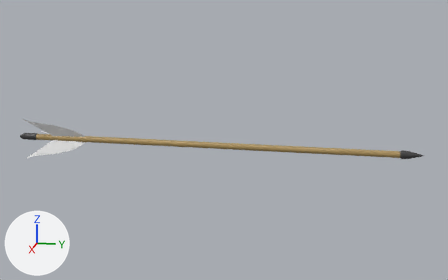
A saved change to the glTF model ScoopsField/res/items/arrow/arrow.glb.
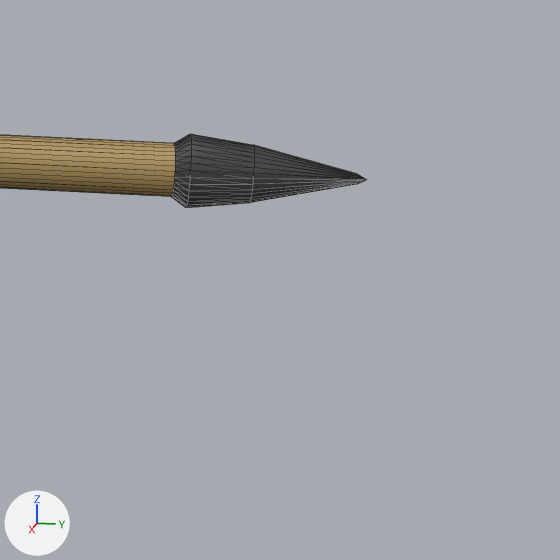
There are two pictures of each version: one whole from a 50 mm lens placed at (1.058, 0.605, 0.276), pointed at (-0.017, 0.39, 0.007), one close up on the part from 85% to 100% of the width and 48% to 72% of the height. The axes (+X, +Y, +Z) are drawn at lower left. The lights are the same throughout. The first two pictures are the older version. The close-ups show mesh edges as thin lines. Vertices at exactly the same position are counted once.

In view in the first close-up: 'Arrow'.
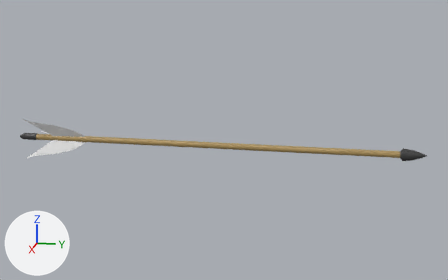
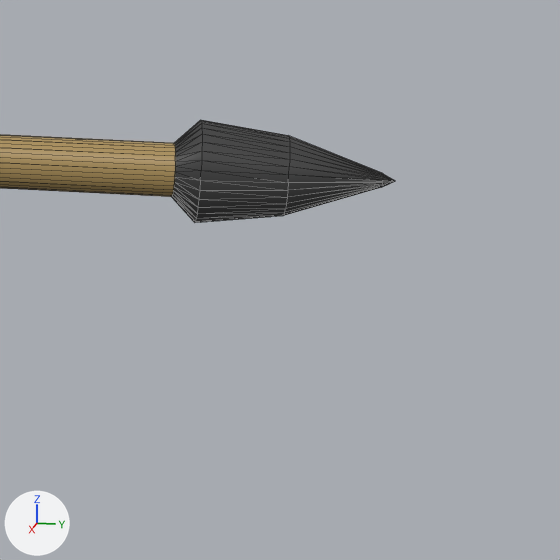
Changed parts and their boxes [x1, y1, x2, y2] in the close-ups (560 x 560 px):
```json
{"object": "Arrow", "change": "reshaped", "before": [0, 134, 367, 208], "after": [0, 120, 395, 222]}
```

Scene script edits in JSON lines:
```json
{"block": "me_cylinder_004", "where": "# used by ob_arrow; location = (0.0, 0.0, 0.0)"}
{"op": "remove", "block": "me_cylinder_004", "code": "me_cylinder_004.from_pydata(...)  # 985 vertices, 1890 faces; spans x -0.044..0.022, y 0.0..0.737, z -0.038..0.038"}
{"op": "add", "block": "me_cylinder_004", "code": "me_cylinder_004.from_pydata(...)  # 985 vertices, 1890 faces; spans x -0.044..0.022, y 0.0..0.743, z -0.038..0.038"}
{"block": "me_cylinder_004", "change": "me_cylinder_004 part 1: 154 of 985 vertices moved; they spanned x -0.006..0.006, y 0.031..0.737, z -0.008..0.008 and now span x -0.007..0.008, y 0.031..0.743, z -0.011..0.011; mean shift (0.0, 0.003, 0.0); largest move (-0.004, 0.698, 0.004) -> (0.005, 0.031, -0.003)"}
```
